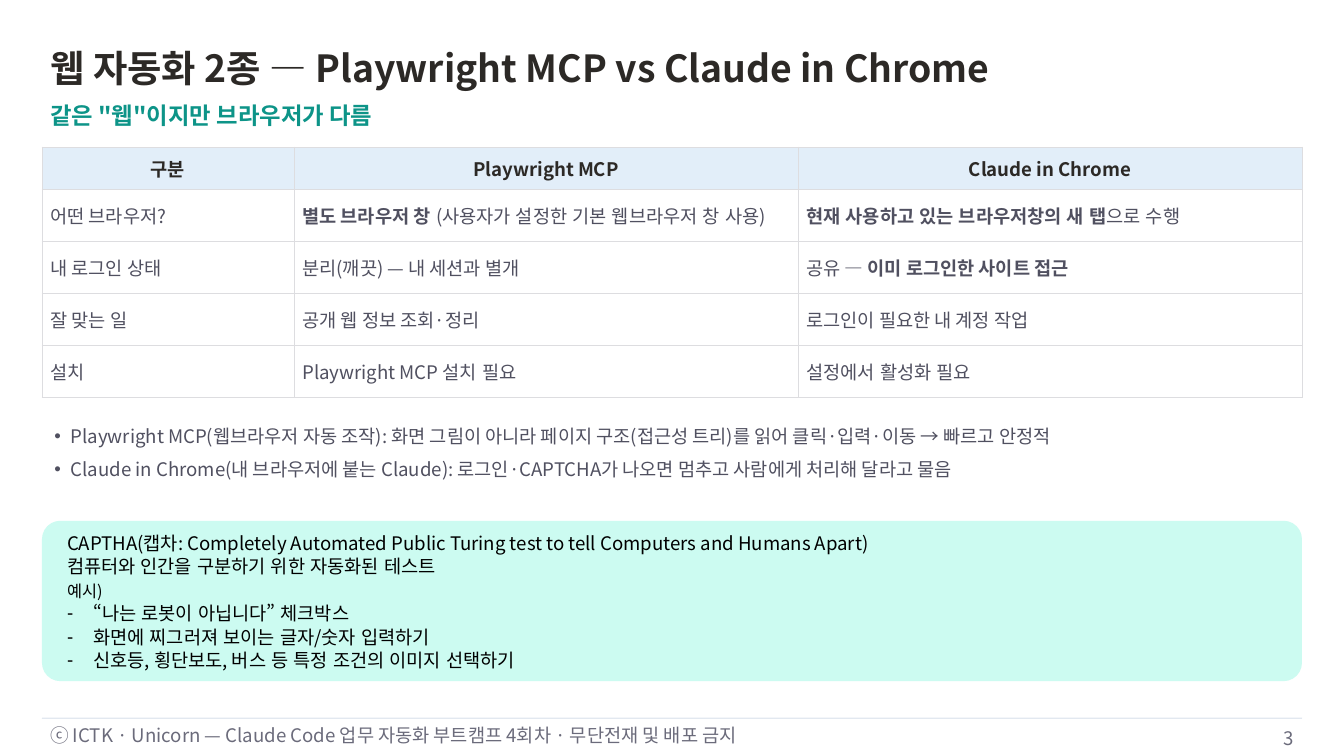
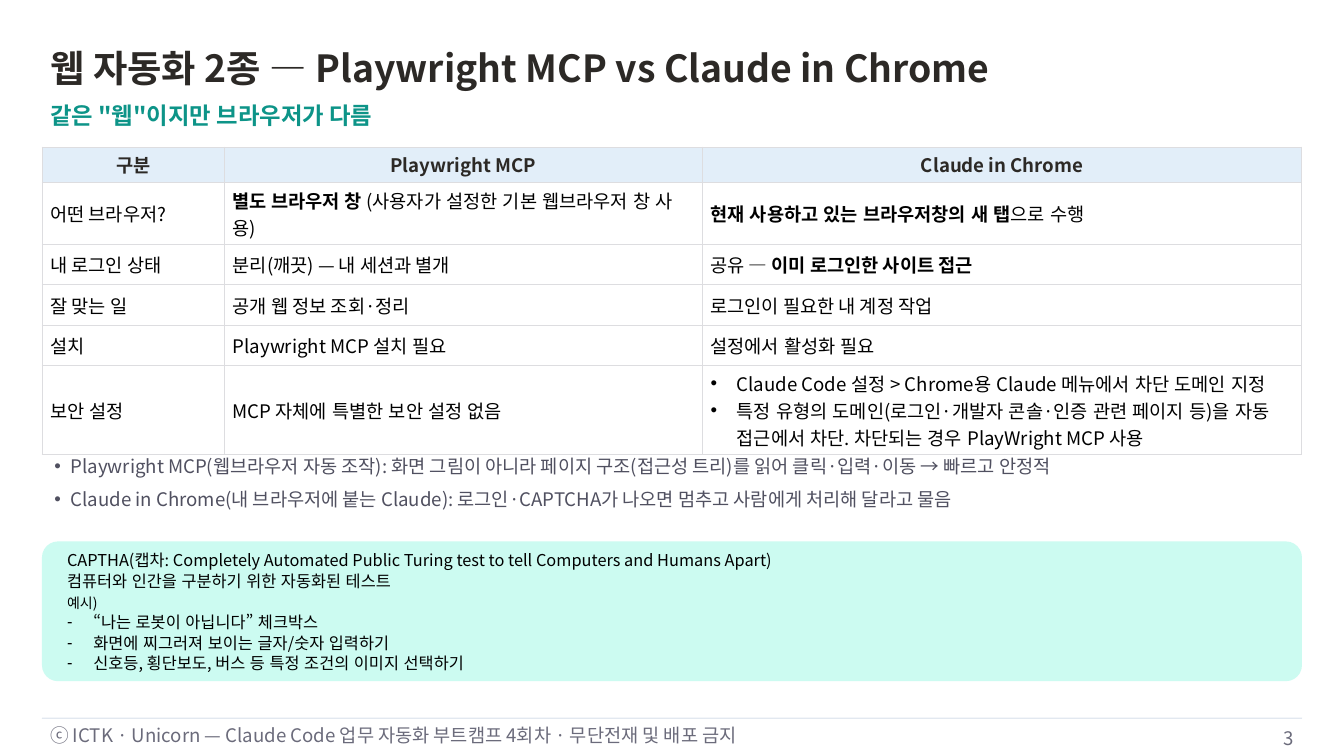
Before and after one commit to unicorn-campus/ai-automation, a slide deck: slide 3 of decks/04-skill-advanced-mcp/4회차-Skill심화-웹MCP-MCP개발.pptx. Drawn at 1344x756 pixels with LibreOffice and Linux fonts; fonts in the diff are those of the drawing. Boxes give left, top, right and bottom in pixels: in the first picture for what was removed or moved away, otherwise in the second. Text is boxed around its words. In the diff, an @@ line names an element or a change of style, - is before the commit and + after.

```diff
--- a/decks/04-skill-advanced-mcp/4회차-Skill심화-웹MCP-MCP개발.pptx
+++ b/decks/04-skill-advanced-mcp/4회차-Skill심화-웹MCP-MCP개발.pptx
@@ table at box(42, 147, 1302, 454) @@
+row 6: 보안 설정 | MCP 자체에 특별한 보안 설정 없음 | Claude Code 설정 > Chrome용 Claude 메뉴에서 차단 도메인 지정 / 특정 유형의 도메인(로그인·개발자 콘솔·인증 관련 페이지 등)을 자동 접근에서 차단. 차단되는 경우 PlayWright MCP 사용
@@ text "Playwright MCP(웹브라우저 자동 조작): 화면 ...": place and size @@
-text "Playwright MCP(웹브라우저 자동 조작): 화면 ..." at box(71, 427, 1050, 480)
+text "Playwright MCP(웹브라우저 자동 조작): 화면 ..." at box(71, 457, 1050, 510)
@@ rounded rectangle: place and size @@
-rounded rectangle at box(42, 521, 1302, 681)
+rounded rectangle at box(42, 542, 1302, 681)
@@ text "CAPTHA(캡차: Completely Automated Public Turing ...": place and size @@
-text "CAPTHA(캡차: Completely Automated Public Turing ..." at box(67, 534, 869, 671)
+text "CAPTHA(캡차: Completely Automated Public Turing ..." at box(67, 552, 772, 672)
@@ text "CAPTHA(캡차: Completely Automated Public Turing ..." at box(67, 552, 772, 672): size 16 to 14 pt; size 14 to 12 pt in "예시)" @@
```
Also in this commit, not shown: 13 other files.
